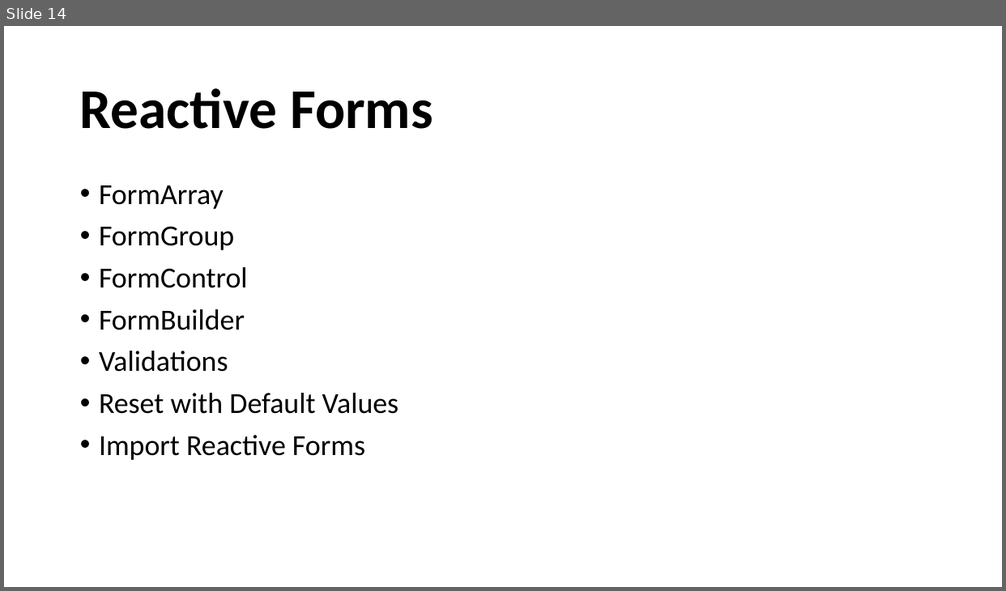
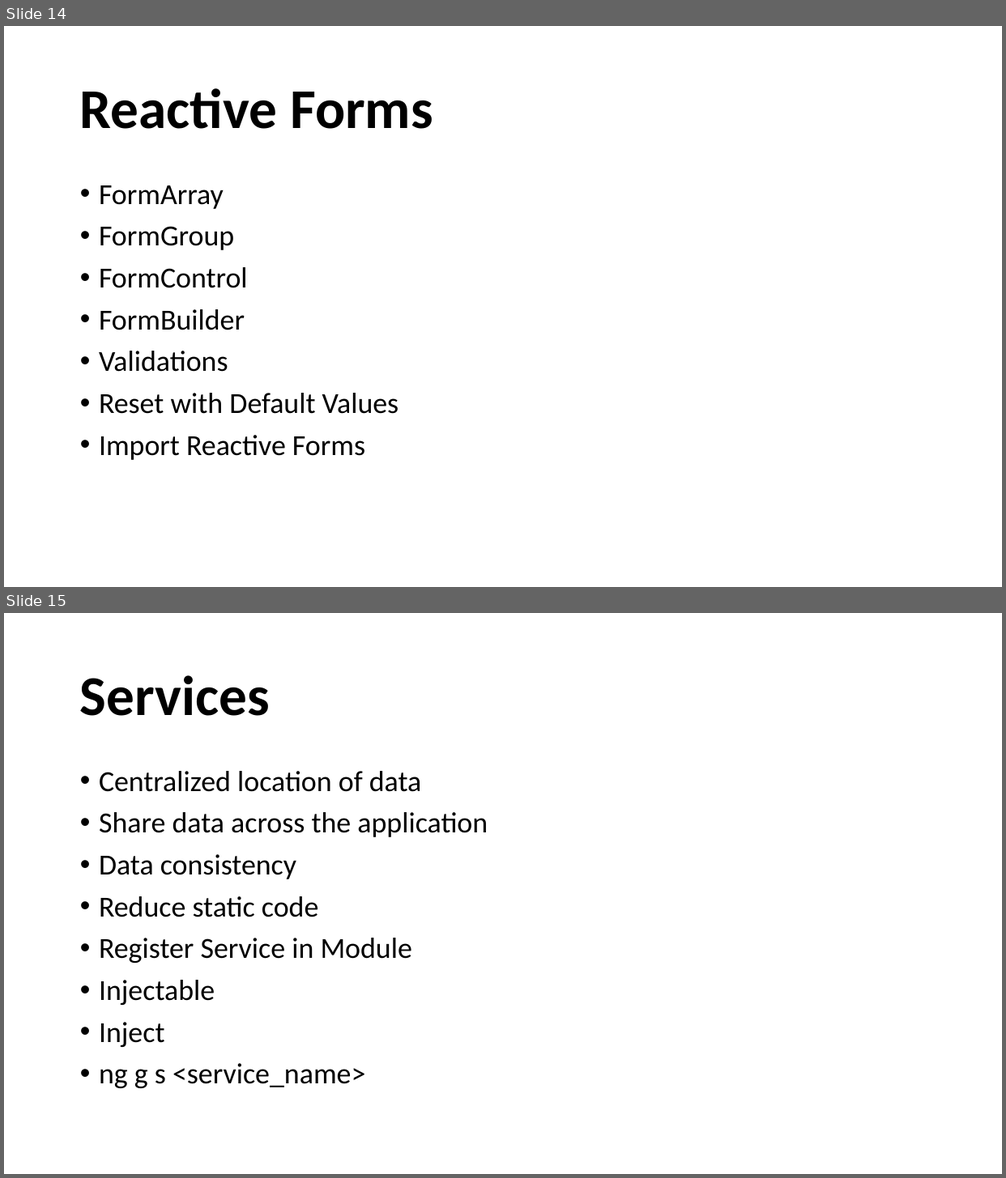
Before and after one commit to raharshi/angular-kh, a slide deck: src/assets/AngularByRaharshi.pptx. Shown one above the other, each under a label of ours: slide 14 before the commit, slides 14 and 15 after it. The pictures are 1006x591 and 1006x1178 pixels, drawn with LibreOffice and Linux fonts; fonts in the diff are those of the drawing; background and template pictures are left out. Boxes give left, top, right and bottom in pixels: in the first picture for what was removed or moved away, otherwise in the second. Text is boxed around its words. In the diff, an @@ line names an element or a change of style, - is before the commit and + after.

Commit message:
service, Http service, Observables & Promises

```diff
--- a/src/assets/AngularByRaharshi.pptx
+++ b/src/assets/AngularByRaharshi.pptx
@@ slide 15 added at [4, 613, 1002, 1174], background picture (left out) @@
@@ title added at [80, 675, 270, 716], 54 pt, text #000000, bold @@
+Services
@@ text added at [99, 771, 488, 1088], 28 pt, text #000000 @@
+• Centralized location of data
+• Share data across the application
+• Data consistency
+• Reduce static code
+• Register Service in Module
+• Injectable
+• Inject
+• ng g s <service_name>
```
Also in this commit, not shown: 7 other slides added, 1 slide removed, 16 other files.
